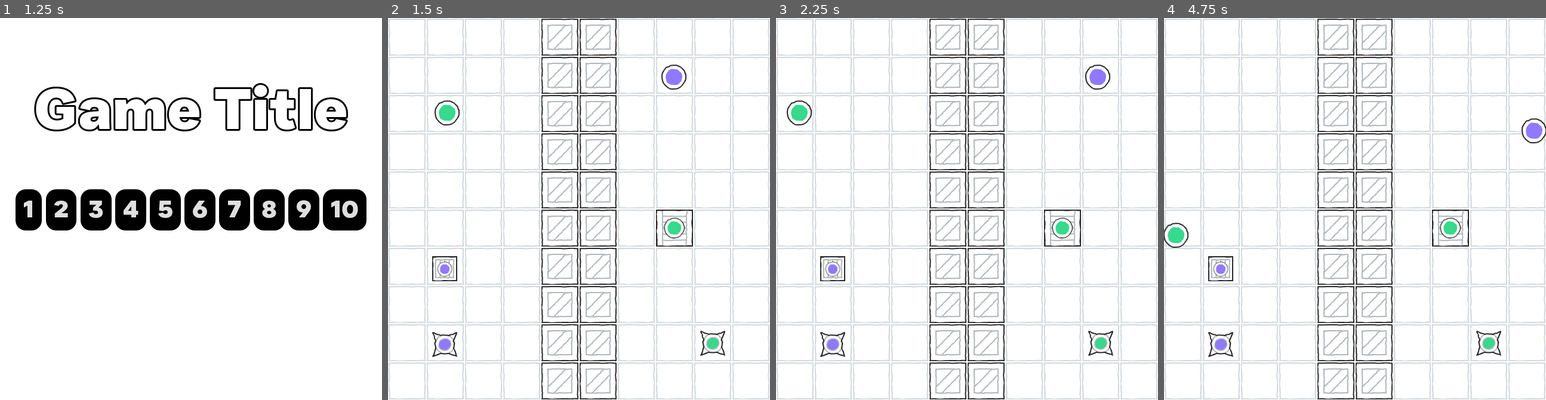
Above: before the commit, frames 1-4 (left to right).
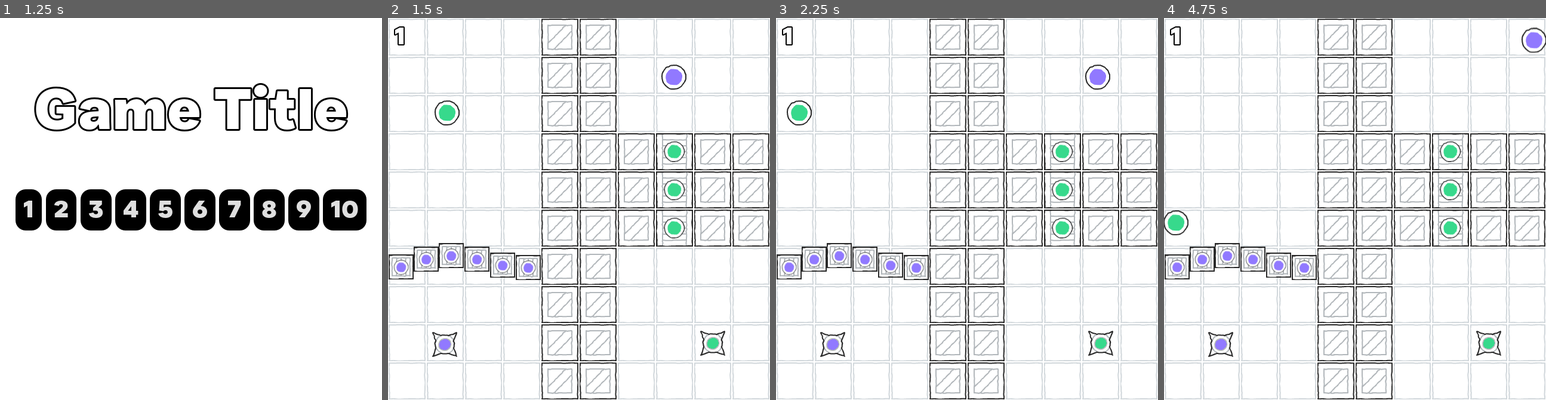
Above: after the commit, the same moments.

Repository: nath-ellis/circle-reversal
Game: Godot game, scene res://scenes/menu.tscn
The game is run twice, just before and just after one commit, with the same random seed, the same clock (stepped at 60 frames per second) and the same inputs.
Inputs:
- Up to frame 1 (1.25 s): click "Play" at 0.5 s
- Up to frame 2 (1.5 s): click "1" at 1.25 s
- Up to frame 3 (2.25 s): tap Enter at 2 s; hold Right (right) from 2.03 s (still down); hold A (a) from 2.03 s (still down)
- Up to frame 4 (4.75 s): tap D (d) at 2.3, 2.85 s; release Right (right) at 2.78 s; release A (a) at 2.78 s; hold Down (down) 2.78-3.53 s; tap S (s) at 3.05 s; hold Right (right) 3.53-4.28 s; hold S (s) 3.53-4.28 s; tap W (w) at 3.8, 4.35 s; hold Up (up) from 4.28 s (still down); tap A (a) at 4.55 s

Frame 1 is identical in both runs. In frame 2, 5.1% of the frame differs, in the area x 0-100%, y 2-69%; in frame 3, 5.1%; in frame 4, 6.0%.

Commit message:
Finished level one

Diff:
--- a/scenes/levels/level_one.tscn
+++ b/scenes/levels/level_one.tscn
@@ -201,13 +201,19 @@
 [sub_resource type="RectangleShape2D" id="RectangleShape2D_uno5h"]
 size = Vector2(126, 640)
 
+[sub_resource type="RectangleShape2D" id="RectangleShape2D_42kf2"]
+size = Vector2(64, 190)
+
+[sub_resource type="RectangleShape2D" id="RectangleShape2D_cpety"]
+size = Vector2(127, 190.5)
+
 [node name="LevelOne" type="Node2D"]
 script = ExtResource("1_hwa20")
 
 [node name="Floor" type="TileMap" parent="."]
 tile_set = SubResource("TileSet_cu3wh")
 format = 2
-layer_0/tile_data = PackedInt32Array(0, 0, 0, 1, 0, 0, 65537 …(625 unchanged characters)…  0, 131079, 0, 0, 131078, 0, 0, 196614, 0, 0, 196615, 0, 0, 196616, 0, 0, 196617, 0, 0, 262153, 0, 0, 262152, 0, 0, 262151, 0, 0, 327686, 0, 0, 262150, 0, 0, 327687, 0, 0, 327688, 0, 0, 327689, 0, 0, 393225, 0, 0, 393224, 0, 0, 393223, 0, 0, 393222, 0, 0, 458758, 0, 0, 458759, 0, 0, 458760, 0, 0, 524296, 0, 0, 524297, 0, 0, 589833, 0, 0, 589832, 0, 0, 589831, 0, 0, 589830, 0, 0, 524294, 0, 0, 524295, 0, 0, 458761, 0, 0, 589828, 458752, 1, 589829, 458752, 1, 524293, 458752, 1, 524292, 458752, 1, 458756, 458752, 1, 458757, 458752, 1, 393221, 458752, 1, 393220, 458752, 1, 327684, 458752, 1, 327685, 458752, 1, 262148, 458752, 1, 262149, 458752, 1, 196613, 458752, 1, 196612, 458752, 1, 131076, 458752, 1, 131077, 458752, 1, 65541, 458752, 1, 65540, 458752, 1, 4, 458752, 1, 5, 458752, 1)
+layer_0/tile_data = PackedInt32Array(0, 0, 0, 1, 0, 0, 65537 …(625 unchanged characters)…  0, 131079, 0, 0, 131078, 0, 0, 196614, 458752, 1, 196615, 0, 0, 196616, 458752, 1, 196617, 458752, 1, 262153, 458752, 1, 262152, 458752, 1, 262151, 0, 0, 327686, 458752, 1, 262150, 458752, 1, 327687, 0, 0, 327688, 458752, 1, 327689, 458752, 1, 393223, 0, 0, 458758, 0, 0, 458759, 0, 0, 458760, 0, 0, 524296, 0, 0, 524297, 0, 0, 589833, 0, 0, 589832, 0, 0, 589831, 0, 0, 589830, 0, 0, 524294, 0, 0, 524295, 0, 0, 458761, 0, 0, 589828, 458752, 1, 589829, 458752, 1, 524293, 458752, 1, 524292, 458752, 1, 458756, 458752, 1, 458757, 458752, 1, 393221, 458752, 1, 393220, 458752, 1, 327684, 458752, 1, 327685, 458752, 1, 262148, 458752, 1, 262149, 458752, 1, 196613, 458752, 1, 196612, 458752, 1, 131076, 458752, 1, 131077, 458752, 1, 65541, 458752, 1, 65540, 458752, 1, 4, 458752, 1, 5, 458752, 1, 393222, 0, 0, 393224, 0, 0, 393225, 0, 0)
 
 [node name="Decor" type="TileMap" parent="."]
 tile_set = SubResource("TileSet_hfpwb")
@@ -222,7 +228,13 @@
 [node name="Pathways" type="Node2D" parent="."]
 position = Vector2(450, 332)
 
-[node name="Pathway" parent="Pathways" instance=ExtResource("4_aog47")]
+[node name="Pathway1" parent="Pathways" instance=ExtResource("4_aog47")]
+position = Vector2(30, -108)
+
+[node name="Pathway2" parent="Pathways" instance=ExtResource("4_aog47")]
+position = Vector2(30, -44)
+
+[node name="Pathway3" parent="Pathways" instance=ExtResource("4_aog47")]
 position = Vector2(30, 20)
 
 [node name="PlayerOne" parent="." instance=ExtResource("5_jdq4v")]
@@ -253,8 +265,41 @@
 position = Vector2(320, 320)
 shape = SubResource("RectangleShape2D_uno5h")
 
-[node name="BreakableBox" parent="." instance=ExtResource("7_o85b2")]
-position = Vector2(95, 420)
+[node name="PathwayBorderL" type="CollisionShape2D" parent="Borders"]
+position = Vector2(415, 288)
+shape = SubResource("RectangleShape2D_42kf2")
+
+[node name="PathwayBorderR" type="CollisionShape2D" parent="Borders"]
+position = Vector2(576.5, 287.75)
+shape = SubResource("RectangleShape2D_cpety")
+
+[node name="Boxes" type="Node2D" parent="."]
+
+[node name="BreakableBox1" parent="Boxes" instance=ExtResource("7_o85b2")]
+position = Vector2(22, 417)
+
+[node name="BreakableBox2" parent="Boxes" instance=ExtResource("7_o85b2")]
+position = Vector2(64, 404)
+
+[node name="BreakableBox3" parent="Boxes" instance=ExtResource("7_o85b2")]
+position = Vector2(106, 398)
+
+[node name="BreakableBox4" parent="Boxes" instance=ExtResource("7_o85b2")]
+position = Vector2(149, 404)
+
+[node name="BreakableBox5" parent="Boxes" instance=ExtResource("7_o85b2")]
+position = Vector2(192, 414)
+
+[node name="BreakableBox6" parent="Boxes" instance=ExtResource("7_o85b2")]
+position = Vector2(235, 418)
+
+[node name="LevelNumber" type="Label" parent="."]
+offset_left = 11.0
+offset_top = 5.0
+offset_right = 51.0
+offset_bottom = 58.0
+theme = ExtResource("8_3ovu3")
+text = "1"
 
 [node name="Tutorial" type="Control" parent="."]
 visible = false
Not shown: 1 places in scenes/levels/level_one.tscn that only renumber resources
